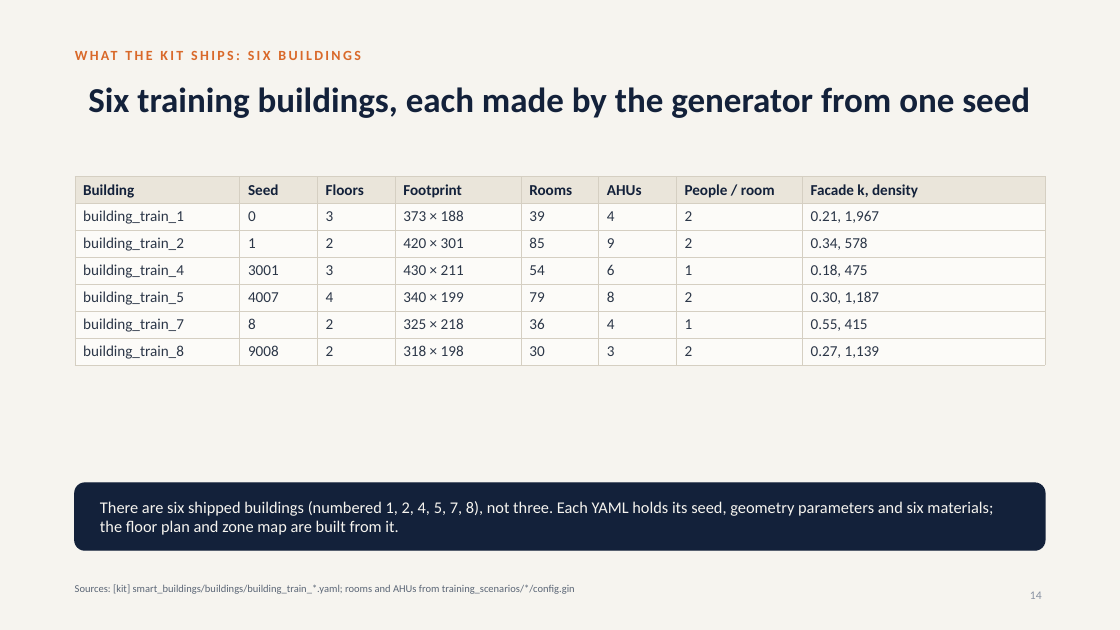
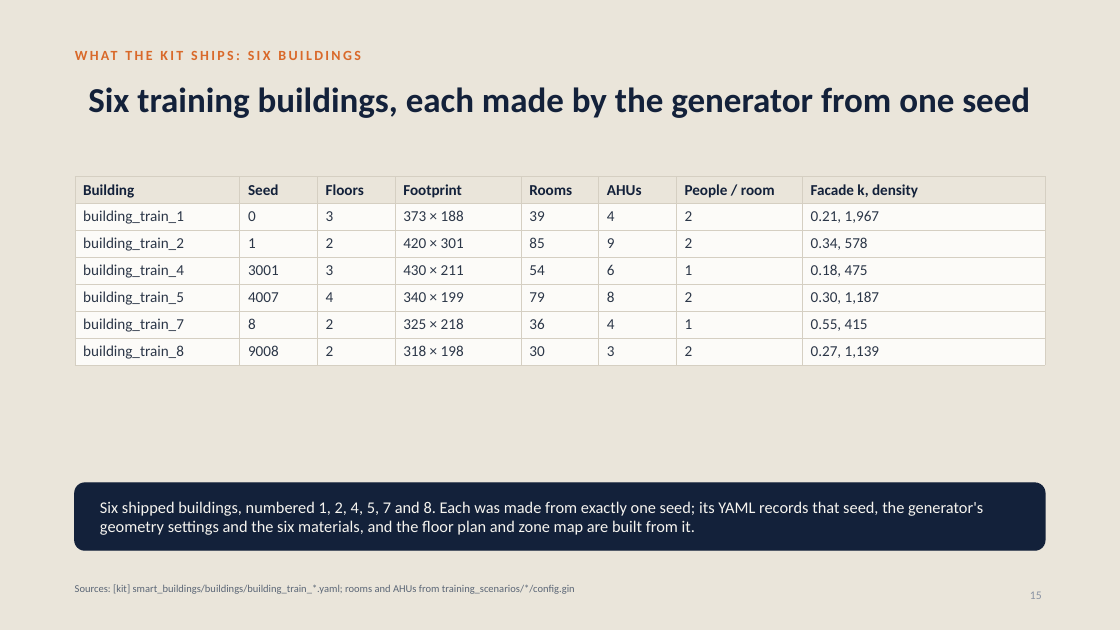
Before and after one commit to srivathsanb14/working-code, a slide deck: slide 15 of docs/One_Controller_for_Every_Building.pptx (slide 14 before the commit). Drawn at 1120x630 pixels with LibreOffice and Linux fonts; fonts in the diff are those of the drawing. Boxes give left, top, right and bottom in pixels: in the first picture for what was removed or moved away, otherwise in the second. Text is boxed around its words. In the diff, an @@ line names an element or a change of style, - is before the commit and + after.

```diff
--- a/docs/One_Controller_for_Every_Building.pptx
+++ b/docs/One_Controller_for_Every_Building.pptx
@@ background #F6F4EF to #EAE5DA @@
@@ text at (x1=100, y1=501, x2=983, y2=535): text changed @@
-There are six shipped buildings (numbered 1, 2, 4, 5, 7, 8), not three. Each YAML holds its seed, geometry parameters and six materials; the floor plan and zone map are built from it.
+Six shipped buildings, numbered 1, 2, 4, 5, 7 and 8. Each was made from exactly one seed; its YAML records that seed, the generator's geometry settings and the six materials, and the floor plan and zone map are built from it.
@@ page number at (x1=1030, y1=591, x2=1042, y2=599): text changed @@
-14
+15
```
Also in this commit, not shown: 62 other slides changed, 21 slides added, 6 other files.
